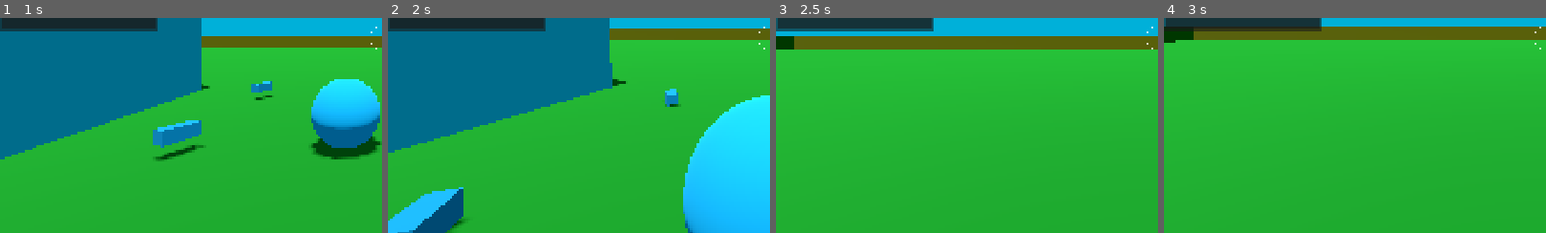
Above: before the commit, frames 1-4 (left to right).
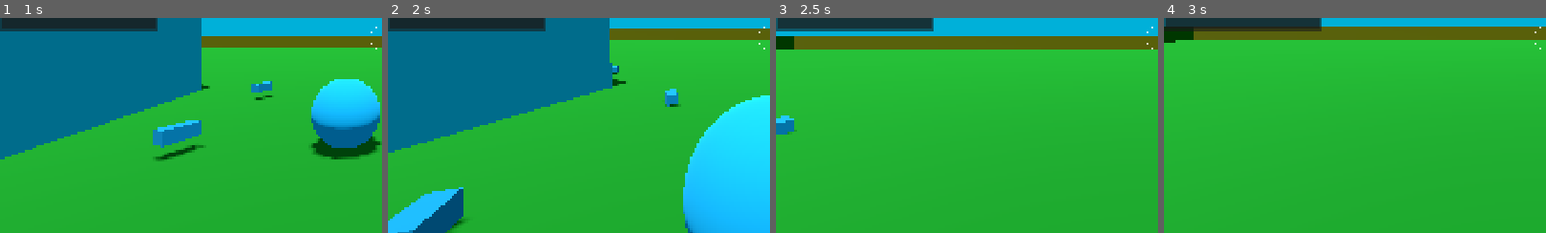
Above: after the commit, the same moments.

Repository: janisl/rpg-core
Game: Godot game, scene res://systems/main_scene.tscn
Two runs of this game, one before a commit and one after it. Both use one fixed random seed, a clock stepped at 60 frames per second and the inputs below.
Inputs (mouse positions are % of the whole screen's width and height, from its top left):
- Up to frame 1 (1 s): move the mouse to (55, 50) at 0.52 s; hold W (forward) from 0.53 s (still down); hold Shift (crouch) from 0.53 s (still down); tap Space (jump) at 0.77 s
- Up to frame 2 (2 s): keep holding W (forward); move the mouse to (45, 50) at 1.27 s; release Shift (crouch) at 1.28 s; click (45, 50) at 1.35 s; tap Space (jump) at 1.52 s
- Up to frame 3 (2.5 s): keep holding W (forward); move the mouse to (52, 48) at 2.02 s; hold Ctrl (sprint) from 2.03 s (still down)
- Up to frame 4 (3 s): keep holding W (forward); move the mouse to (49, 52) at 2.77 s; release Ctrl (sprint) at 2.78 s; tap Z (test) at 2.85 s
The pictures show only the part of the screen within x 0-50%, y 45-95%; the shares and areas given below are measured in that part.

Frame 1 is identical in both runs. In frame 2, less than 0.1% of the frame differs, in the area x 58-61%, y 22-27%; in frame 3, 0.4%, in the area x 0-6%, y 45-55%; in frame 4, nothing differs.

Commit message:
Change weapons to use inventory.

Diff:
--- a/actors/player/components/weapon_controller.gd
+++ b/actors/player/components/weapon_controller.gd
@@ -100,11 +100,10 @@
 	_apply_offsets(delta)
 
 
-func switch_weapon(data: WeaponData) -> void:
-	current_weapon = data.weapon
+func switch_weapon(item_stack: ItemStack) -> void:
+	current_weapon = item_stack.item as Weapon if item_stack else null
 	_spawn_weapon_model()
 	weapon_state_chart.send_event("onIdle")
-	print(current_weapon.display_name)
 
 
 func has_ammo() -> bool:
@@ -149,6 +148,9 @@
 	if current_weapon_model:
 		current_weapon_model.queue_free()
 
+	if not current_weapon:
+		return
+
 	assert(current_weapon.weapon_scene, "Weapon has no scene")
 
 	current_weapon_model = current_weapon.weapon_scene.instantiate()
@@ -256,6 +258,9 @@
 
 
 func _apply_offsets(delta: float) -> void:
+	if not current_weapon:
+		return
+
 	var idle_offset := _update_idle_sway(delta)
 	var look_offset := _update_look_sway(delta)
 	var bob_offset := _update_bob(delta)
--- a/actors/player/player.tscn
+++ b/actors/player/player.tscn
@@ -37,6 +37,9 @@
 [sub_resource type="Resource" id="Resource_4jc6f"]
 script = ExtResource("32_4jc6f")
 item = ExtResource("10_v3s8r")
+metadata = Dictionary[String, Variant]({
+"ammo": 100
+})
 metadata/_custom_type_script = "uid://ryjb8ge7pqnj"
 
 [sub_resource type="CapsuleShape3D" id="CapsuleShape3D_bsiym"]
--- a/levels/test.tscn
+++ b/levels/test.tscn
@@ -114,22 +114,22 @@
 volumetric_fog_enabled = true
 volumetric_fog_density = 0.0
 
-[sub_resource type="FastNoiseLite" id="FastNoiseLite_qtvpr"]
+[sub_resource type="FastNoiseLite" id="FastNoiseLite_eudka"]
 resource_local_to_scene = true
+
+[sub_resource type="NoiseTexture2D" id="NoiseTexture2D_qtvpr"]
+resource_local_to_scene = true
+noise = SubResource("FastNoiseLite_eudka")
+seamless = true
+as_normal_map = true
 
 [sub_resource type="NoiseTexture2D" id="NoiseTexture2D_drwxn"]
 resource_local_to_scene = true
-noise = SubResource("FastNoiseLite_qtvpr")
+noise = SubResource("FastNoiseLite_eudka")
 seamless = true
 as_normal_map = true
 
-[sub_resource type="NoiseTexture2D" id="NoiseTexture2D_rmkky"]
-resource_local_to_scene = true
-noise = SubResource("FastNoiseLite_qtvpr")
-seamless = true
-as_normal_map = true
-
-[sub_resource type="StandardMaterial3D" id="StandardMaterial3D_epu3l"]
+[sub_resource type="StandardMaterial3D" id="StandardMaterial3D_rmkky"]
 resource_local_to_scene = true
 transparency = 1
 cull_mode = 2
@@ -451,8 +451,16 @@
 transform = Transform3D(1, 0, 0, 0, 1, 0, 0, 0, 1, -2.2974715, 0.1, -4.990772)
 weapon_resource = ExtResource("4_r4e4k")
 
+[node name="WeaponPickup3" parent="Pickups" unique_id=38782214 instance=ExtResource("3_r4e4k")]
+transform = Transform3D(1, 0, 0, 0, 1, 0, 0, 0, 1, -6.030076, 0.1, -12.355389)
+weapon_resource = ExtResource("4_r4e4k")
+
 [node name="WeaponPickup2" parent="Pickups" unique_id=1349755344 instance=ExtResource("3_r4e4k")]
 transform = Transform3D(1, 0, 0, 0, 1, 0, 0, 0, 1, -2.2974715, 0.1, -8.607229)
+weapon_resource = ExtResource("5_kqvnf")
+
+[node name="WeaponPickup4" parent="Pickups" unique_id=1490024841 instance=ExtResource("3_r4e4k")]
+transform = Transform3D(1, 0, 0, 0, 1, 0, 0, 0, 1, -9.456827, 0.1, -12.002432)
 weapon_resource = ExtResource("5_kqvnf")
 
 [node name="AmmoPickup" parent="Pickups" unique_id=1002717355 instance=ExtResource("5_pnvjf")]
--- a/pickups/ammo_pickup.gd
+++ b/pickups/ammo_pickup.gd
@@ -5,17 +5,17 @@
 @export var ammount := 10
 
 
-func _can_pickup(_player: Player) -> bool:
-	if weapon_slot not in Managers.weapon_manager.weapons:
+func _can_pickup(player: Player) -> bool:
+	var item_slot := player.inventory.slots[weapon_slot - 1]
+	if not item_slot:
 		return false
 
-	var weapon_data := Managers.weapon_manager.weapons[weapon_slot]
-	return weapon_data.unlocked and weapon_data.ammo < weapon_data.weapon.max_ammo
+	return item_slot.metadata.ammo < item_slot.item.max_ammo
 
 
-func _apply_pickup(_player: Player) -> void:
-	var weapon_data = Managers.weapon_manager.weapons[weapon_slot]
+func _apply_pickup(player: Player) -> void:
+	var item_slot := player.inventory.slots[weapon_slot - 1]
 
-	var ammo_to_add: int = min(ammount, weapon_data.weapon.max_ammo - weapon_data.ammo)
-	weapon_data.ammo += ammo_to_add
-	print("Picked up: ", ammo_to_add, " ammo for ", weapon_data.weapon.display_name)
+	var ammo_to_add: int = min(ammount, item_slot.item.max_ammo - item_slot.metadata.ammo)
+	item_slot.metadata.ammo += ammo_to_add
+	print("Picked up: ", ammo_to_add, " ammo for ", item_slot.item.display_name)
--- a/pickups/weapon_pickup.gd
+++ b/pickups/weapon_pickup.gd
@@ -4,19 +4,18 @@
 @export var weapon_resource: Weapon
 
 
-func _can_pickup(_player: Player) -> bool:
-	var weapon_data := Managers.weapon_manager.get_weapon_data(weapon_resource)
-	return not weapon_data.unlocked or weapon_data.ammo < weapon_resource.max_ammo
+func _can_pickup(player: Player) -> bool:
+	var item_slot := player.inventory.find_by_type(weapon_resource)
+	return not item_slot or item_slot.metadata.ammo < weapon_resource.max_ammo
 
 
 func _apply_pickup(player: Player) -> void:
-	var weapon_data := Managers.weapon_manager.get_weapon_data(weapon_resource)
+	var item_slot := player.inventory.find_by_type(weapon_resource)
 
-	if weapon_data.unlocked:
-		weapon_data.ammo = weapon_resource.max_ammo
+	if item_slot:
+		item_slot.metadata.ammo = weapon_resource.max_ammo
 		print("Ammo refilled: ", weapon_resource.display_name)
 	else:
 		Managers.weapon_manager.unlock_weapon(weapon_resource)
 		Managers.weapon_manager.switch_to_weapon(weapon_resource)
-		player.inventory.add_item(weapon_resource)
 		print("Unlocked: ", weapon_resource.display_name)
--- a/systems/inventory/inventory.gd
+++ b/systems/inventory/inventory.gd
@@ -47,6 +47,13 @@
 	return remaining
 
 
+func find_by_type(item: Item) -> ItemStack:
+	for slot in slots:
+		if slot and slot.is_valid and slot.item == item:
+			return slot
+	return null
+
+
 func _is_empty(index: int) -> bool:
 	return slots[index] == null or not slots[index].is_valid
 
--- a/systems/main_scene.tscn
+++ b/systems/main_scene.tscn
@@ -4,10 +4,6 @@
 [ext_resource type="PackedScene" uid="uid://d1m2ngmuqlqgn" path="res://levels/test.tscn" id="1_mvsfx"]
 [ext_resource type="Script" uid="uid://bwon6hfw00tle" path="res://systems/weapon_manager.gd" id="2_0k5wg"]
 [ext_resource type="PackedScene" uid="uid://6ygkwtxr8bbo" path="res://ui/user_interface.tscn" id="2_u5mqa"]
-[ext_resource type="Script" uid="uid://0br6jvksrc2m" path="res://weapons/weapon_data.gd" id="3_t7ptt"]
-[ext_resource type="Resource" uid="uid://dn5sgvryjp8dp" path="res://weapons/resources/pistol_data.tres" id="4_w7y08"]
-[ext_resource type="Resource" uid="uid://cpwn0d2y47285" path="res://weapons/resources/shotgun_data.tres" id="5_geecy"]
-[ext_resource type="Resource" uid="uid://dk73scibua7db" path="res://weapons/resources/laser_data.tres" id="6_fg0bx"]
 [ext_resource type="PackedScene" uid="uid://dmm1368oglfp0" path="res://actors/player/player.tscn" id="8_27o4d"]
 
 [node name="MainScene" type="Node" unique_id=384832263]
@@ -20,11 +16,6 @@
 
 [node name="WeaponManager" type="Node" parent="Managers" unique_id=810250244 node_paths=PackedStringArray("player") groups=["weapon_manager"]]
 script = ExtResource("2_0k5wg")
-weapons = Dictionary[int, ExtResource("3_t7ptt")]({
-1: ExtResource("4_w7y08"),
-2: ExtResource("5_geecy"),
-3: ExtResource("6_fg0bx")
-})
 player = NodePath("../../CurrentLevel/Player")
 metadata/_custom_type_script = "uid://bwon6hfw00tle"
 
--- a/systems/weapon_manager.gd
+++ b/systems/weapon_manager.gd
@@ -2,7 +2,6 @@
 extends Node
 
 
-@export var weapons: Dictionary[int, WeaponData] = {}
 @export var player: Player
 
 var current_slot := 1
@@ -21,50 +20,40 @@
 
 
 func _unhandled_input(event: InputEvent) -> void:
-	for i in range(1,10):
-		if event.is_action_pressed("weapon_" + str(i)):
+	for i in range(0, 9):
+		if event.is_action_pressed("weapon_" + str(i + 1)):
 			switch_to_slot(i)
 
 
 func initialize_starting_weapon() -> void:
-	for slot in range(1, 10):
-		if weapons.has(slot) and weapons[slot].unlocked:
+	for slot in range(0, 9):
+		if player.inventory.slots[slot] and player.inventory.slots[slot].item is Weapon:
 			switch_to_slot(slot)
 			return
 
 
 func switch_to_slot(index: int) -> void:
-	var weapon_data := weapons.get(index) as WeaponData
-	if weapon_data and weapon_data.unlocked:
-		current_slot = index
-		player.weapon_controller.switch_weapon(weapon_data)
+	var item_stack := player.inventory.slots[index]
+	current_slot = index
+	player.weapon_controller.switch_weapon(item_stack)
 
 
 func switch_to_weapon(weapon: Weapon) -> void:
-	for slot in range(1, 10):
-		if weapons.has(slot) and weapons[slot].weapon == weapon:
+	for slot in range(0, 9):
+		if player.inventory.slots[slot] and player.inventory.slots[slot].item == weapon:
 			switch_to_slot(slot)
 
 
 func use_ammo(slot: int, amount: int = 1) -> void:
-	if slot in weapons:
-		weapons[slot].ammo = max(0, weapons[slot].ammo - amount)
+	var item_stack := player.inventory.slots[slot]
+	if item_stack:
+		item_stack.metadata.ammo = max(0, item_stack.metadata.ammo - amount)
 
 
 func get_current_ammo() -> int:
-	return weapons[current_slot].ammo
-
-
-func get_weapon_data(weapon: Weapon) -> WeaponData:
-	for slot in range(1, 10):
-		if weapons.has(slot) and weapons[slot].weapon == weapon:
-			return weapons[slot]
-	return null
+	var item_stack := player.inventory.slots[current_slot]
+	return item_stack.metadata.ammo
 
 
 func unlock_weapon(weapon: Weapon) -> void:
-	for slot in range(1, 10):
-		if weapons.has(slot) and weapons[slot].weapon == weapon:
-			weapons[slot].unlocked = true
-			weapons[slot].ammo = weapon.max_ammo
-			return
+	player.inventory.add_item(weapon, 1, { ammo = weapon.max_ammo })
--- a/weapons/behaviours/idle.gd
+++ b/weapons/behaviours/idle.gd
@@ -2,11 +2,12 @@
 
 
 func _on_state_entered() -> void:
-	weapon_controller.animation_player.play("idle")
+	if weapon_controller.animation_player:
+		weapon_controller.animation_player.play("idle")
 
 
 func _on_state_processing(delta: float) -> void:
-	if not weapon_controller:
+	if not weapon_controller or not weapon_controller.current_weapon:
 		return
 
 	if Input.is_action_just_pressed("primary_fire") and weapon_controller.can_fire():
--- a/weapons/resources/laser_data.tres
+++ /dev/null
@@ -1,10 +0,0 @@
-[gd_resource type="Resource" script_class="WeaponData" format=3 uid="uid://dk73scibua7db"]
-
-[ext_resource type="Script" uid="uid://0br6jvksrc2m" path="res://weapons/weapon_data.gd" id="1_uyoa7"]
-[ext_resource type="Resource" uid="uid://4fhry8pq51ej" path="res://weapons/resources/laser.tres" id="2_pjw1i"]
-
-[resource]
-script = ExtResource("1_uyoa7")
-weapon = ExtResource("2_pjw1i")
-ammo = 50
-metadata/_custom_type_script = "uid://0br6jvksrc2m"
--- a/weapons/resources/pistol_data.tres
+++ /dev/null
@@ -1,11 +0,0 @@
-[gd_resource type="Resource" script_class="WeaponData" format=3 uid="uid://dn5sgvryjp8dp"]
-
-[ext_resource type="Script" uid="uid://0br6jvksrc2m" path="res://weapons/weapon_data.gd" id="1_udsqt"]
-[ext_resource type="Resource" uid="uid://k8m0m32cwhsd" path="res://weapons/resources/pistol.tres" id="2_7grw4"]
-
-[resource]
-script = ExtResource("1_udsqt")
-weapon = ExtResource("2_7grw4")
-unlocked = true
-ammo = 20
-metadata/_custom_type_script = "uid://0br6jvksrc2m"
--- a/weapons/resources/shotgun_data.tres
+++ /dev/null
@@ -1,10 +0,0 @@
-[gd_resource type="Resource" script_class="WeaponData" format=3 uid="uid://cpwn0d2y47285"]
-
-[ext_resource type="Script" uid="uid://0br6jvksrc2m" path="res://weapons/weapon_data.gd" id="1_tde8o"]
-[ext_resource type="Resource" uid="uid://vy6ngoc84hnn" path="res://weapons/resources/shotgun.tres" id="2_w81y6"]
-
-[resource]
-script = ExtResource("1_tde8o")
-weapon = ExtResource("2_w81y6")
-ammo = 12
-metadata/_custom_type_script = "uid://0br6jvksrc2m"
--- a/weapons/weapon_data.gd
+++ /dev/null
@@ -1,6 +0,0 @@
-class_name WeaponData
-extends Resource
-
-@export var weapon: Weapon
-@export var unlocked := false
-@export var ammo := 0
Not shown: 2 places in levels/test.tscn that only renumber resources
Not shown, removed: weapons/weapon_data.gd.uid
